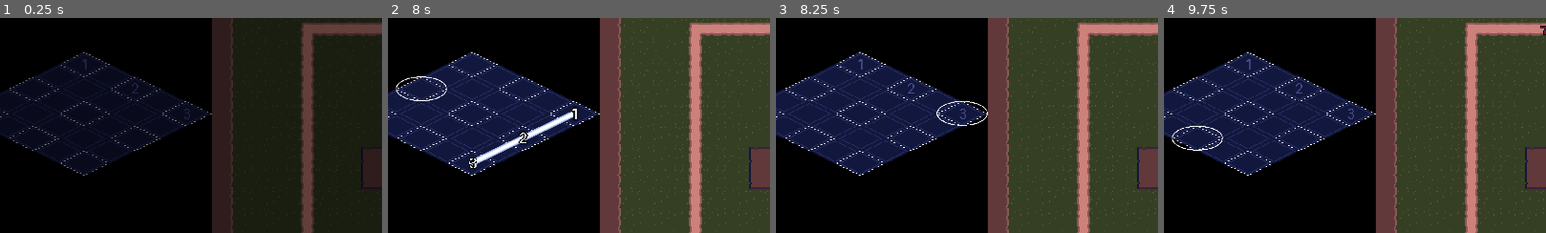
Above: before the commit, frames 1-4 (left to right).
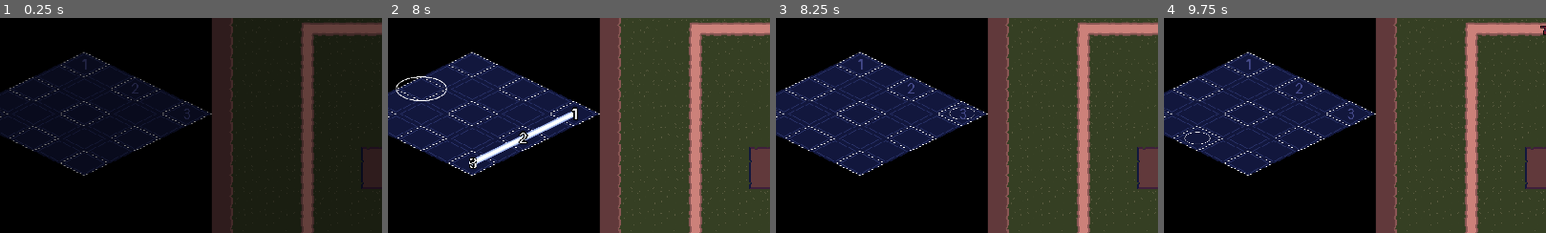
Above: after the commit, the same moments.

Repository: ClemiDouce/halloween-game-jam-2026
Game: Godot game, scene res://scenes/world.tscn
Same seed, same stepped clock (60 frames per second), same inputs: the game is played once before the commit and once after it.
Inputs (mouse positions are % of the whole screen's width and height, from its top left):
- Up to frame 1 (0.25 s): no input
- Up to frame 2 (8 s): tap Enter at 0.5 s; hold Up (ui_up) 0.53-1.25 s; tap D (destroy_building) at 0.6, 2.1, 3.05, 3.8, 4.55, 5.3, 5.85, 6.6, 7.55 s; click (5, 83) at 1.25 s; hold Down (ui_down) 2.03-2.78 s; hold Up (ui_up) 2.78-4.28 s; tap Tab (next_path) at 2.85, 7.35 s; tap 1 (select_slot_1) at 3.6 s; hold Down (ui_down) 4.28-6.53 s; tap 2 (select_slot_2) at 4.35 s; tap 3 (select_slot_3) at 5.1 s; hold Up (ui_up) from 6.53 s (still down)
- Up to frame 3 (8.25 s): keep holding Up (ui_up); tap 1 (select_slot_1) at 8.1 s
- Up to frame 4 (9.75 s): tap D (destroy_building) at 8.3, 9.05 s; release Up (ui_up) at 8.78 s; hold Down (ui_down) from 8.78 s (still down); tap 2 (select_slot_2) at 8.85 s; tap 3 (select_slot_3) at 9.6 s
The pictures show only the part of the screen within x 6-56%, y 15-65%; the shares and areas given below are measured in that part.

Frames 1-2 are identical in both runs. In frame 3, 0.2% of the frame differs, in the area x 42-56%, y 38-51%; in frame 4, 0.2%.

Commit message:
Juice buttons

Diff:
--- a/scripts/base_building/base_visualizer.gd
+++ b/scripts/base_building/base_visualizer.gd
@@ -33,6 +33,9 @@
 var _building_sprites: Array[Sprite2D] = []
 var _cursor: Sprite2D = null
 var _hotkey_buttons: Array[HotkeyButton] = []
+
+# Tweens
+var _cursor_tween: Tween
 
 func _get_base() -> BaseManager:
 	return player.controlling_base
@@ -63,6 +66,24 @@
 	_get_base().slot_updated.connect(_on_slot_updated)
 	player.building_selected.connect(_on_building_selected)
 	player.selection_stage_changed.connect(_on_selection_stage_changed)
+	player.building_built.connect(func(building: Building):
+		for button in _hotkey_buttons:
+			if button.assigned_data == building:
+				button.create_ghost()
+				break
+	)
+	player.unit_queued.connect(func(unit: UnitResource):
+		for button in _hotkey_buttons:
+			if button.assigned_data == unit:
+				button.create_ghost()
+				break
+	)
+	player.action_triggered.connect(func(action_name: String):
+		for button in _hotkey_buttons:
+			if button.assigned_data is String and button.assigned_data == action_name:
+				button.create_ghost()
+				break
+	)
 
 
 func _on_selection_stage_changed(stage: PlayerController.SelectionStage) -> void:
@@ -88,8 +109,22 @@
 
 func _on_building_selected(_slot: BuildingSlot, grid_pos: Vector2i) -> void:
 	print("Selected %s" % [grid_pos])
-	_cursor.position = _get_building_slot_pos(grid_pos.x, grid_pos.y)
-	_cursor.show()
+	if _cursor_tween:
+		_cursor_tween.kill()
+
+	if _cursor.visible:
+		_cursor_tween = create_tween()
+		_cursor_tween.tween_property(
+			_cursor,
+			"position",
+			_get_building_slot_pos(grid_pos.x, grid_pos.y),
+			0.125
+		).set_trans(Tween.TRANS_CUBIC).set_ease(Tween.EASE_IN_OUT)
+		_cursor_tween.parallel().tween_property(_cursor, "scale", Vector2(0.5, 0.5), 0.125/2.).set_ease(Tween.EASE_OUT)
+		_cursor_tween.tween_property(_cursor, "scale", Vector2(1., 1.), 0.125/2.).set_trans(Tween.TRANS_BOUNCE)
+	else:
+		_cursor.position = _get_building_slot_pos(grid_pos.x, grid_pos.y)
+		_cursor.show()
 	building_selected.emit(_slot._building)
 
 	_update_hotkey_buttons(_slot)
--- a/scripts/player_controller.gd
+++ b/scripts/player_controller.gd
@@ -5,6 +5,9 @@
 
 signal building_selected(building: BuildingSlot, pos: Vector2i)
 signal selection_stage_changed(stage: SelectionStage)
+signal building_built(building: Building)
+signal unit_queued(unit: UnitEntity)
+signal action_triggered(action_name: String)
 
 enum SelectionStage { NONE, SELECTING }
 var _selection_stage: SelectionStage = SelectionStage.NONE:
@@ -62,9 +65,11 @@
 				and event.echo == false
 			):
 				_selected_building.queue_unit(unit)
+				unit_queued.emit(unit)
 				self._selection_stage = SelectionStage.NONE
 
 		if Input.is_action_just_pressed("destroy_building"):
+			action_triggered.emit("Destroy")
 			_selected_building.destroy()
 			self._selection_stage = SelectionStage.NONE
 		return
@@ -74,6 +79,7 @@
 			(building_type.input_keyboard && building_type.input_keyboard.is_match(event))
 			or (building_type.input_gamepad && building_type.input_gamepad.is_match(event))
 		):
+			building_built.emit(building_type)
 			_selected_building.build(building_type)
 			self._selection_stage = SelectionStage.NONE
 			print("Built building at %s" % [_selected_building])
--- a/scripts/ui/hotkey_button.gd
+++ b/scripts/ui/hotkey_button.gd
@@ -4,13 +4,28 @@
 @export var hotkey_label: Label
 @export var empty_icon_texture: Texture2D
 
+var assigned_data = null
 
 func _ready() -> void:
 	button_mask = 0
 	self.clear()
 
 
+func create_ghost() -> void:
+	var ghost := Sprite2D.new()
+	ghost.texture = self.icon
+	ghost.scale = self.scale
+	ghost.centered = true
+	self.add_child(ghost)
+	ghost.global_position = self.global_position + Vector2(32,32)
+	var tween := create_tween()
+	tween.tween_property(ghost, "scale", ghost.scale * 2, 0.25).set_trans(Tween.TRANS_CUBIC).set_ease(Tween.EASE_OUT)
+	tween.parallel().tween_property(ghost, "modulate", Color.TRANSPARENT, 0.25).set_trans(Tween.TRANS_SINE).set_ease(Tween.EASE_IN)
+	tween.tween_callback(ghost.queue_free)
+
+
 func assign_unit(unit_type: UnitResource) -> void:
+	assigned_data = unit_type
 	hotkey_label.text = unit_type.input_keyboard.as_text_keycode()
 	self.icon = unit_type.button_icon if unit_type.button_icon else empty_icon_texture
 	self.tooltip_text = (
@@ -42,6 +57,7 @@
 	print(unit_type.input_keyboard.as_text_keycode())
 
 func assign_building(building: Building) -> void:
+	assigned_data = building
 	hotkey_label.text = building.input_keyboard.as_text_keycode()
 	self.icon = building.button_icon if building.button_icon else empty_icon_texture
 	var unit_names: Array[String] = []
@@ -60,11 +76,13 @@
 	)
 
 func assign_action(keycode_label: String, action_name: String, icon_texture: Texture2D = null) -> void:
+	assigned_data = action_name
 	self.hotkey_label.text = keycode_label
 	self.tooltip_text = "%s - %s" % [keycode_label, action_name]
 	self.icon = icon_texture if icon_texture else empty_icon_texture
 
 func clear() -> void:
+	assigned_data = null
 	hotkey_label.text = ""
 	self.tooltip_text = ""
 	self.icon = empty_icon_texture
